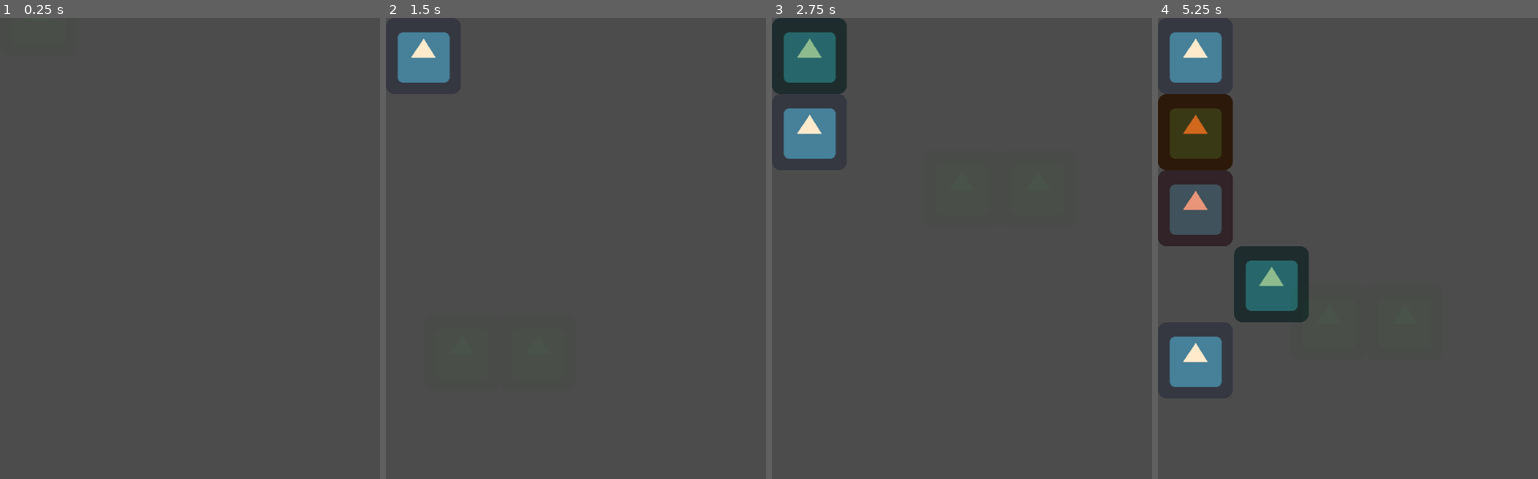
Above: before the commit, frames 1-4 (left to right).
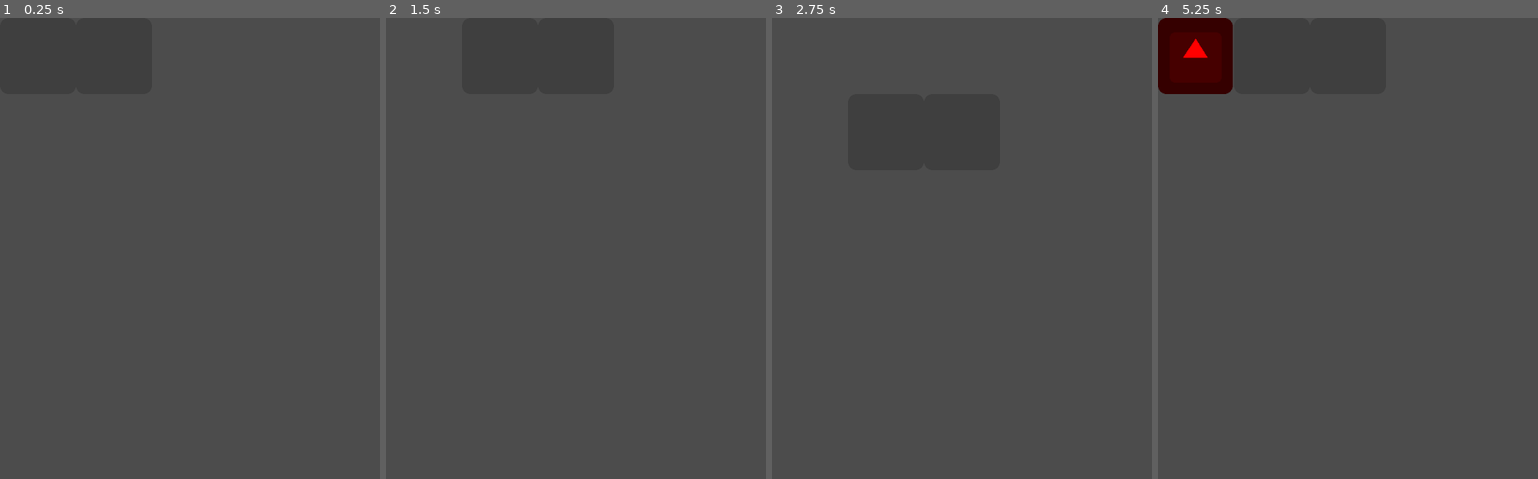
Above: after the commit, the same moments.

Repository: dalisaydavid/lineage-game-gwj24
Game: Godot game, scene res://Main.tscn
Two runs of this game, one before a commit and one after it. Both use one fixed random seed, a clock stepped at 60 frames per second and the inputs below. The engine's default icon, where the game draws it, is replaced by a stand-in: a white triangle on a blue panel in a dark square.
Inputs (mouse positions are in pixels of both pictures, inside the frame that each line leads up to):
- Up to frame 1 (0.25 s): no input
- Up to frame 2 (1.5 s): tap Enter at 0.5 s; move the mouse to (659, 289) at 0.52 s; hold Right (ui_right) 0.53-1.28 s; tap E (choose) at 0.6, 1.35 s; tap Space at 1.25 s; move the mouse to (500, 354) at 1.27 s; hold Down (ui_down) from 1.28 s (still down)
- Up to frame 3 (2.75 s): move the mouse to (1000, 188) at 2.02 s; release Down (ui_down) at 2.03 s; hold Right (ui_right) from 2.03 s (still down); tap E (choose) at 2.1 s
- Up to frame 4 (5.25 s): tap Enter at 2.75, 4.25 s; move the mouse to (1329, 442) at 2.77 s; release Right (ui_right) at 2.78 s; hold Up (ui_up) 2.78-3.53 s; tap E (choose) every 0.75 s from 2.85 to 5.1 s; tap Space at 3.5 s; move the mouse to (1462, 414) at 3.52 s; hold Left (ui_left) 3.53-5.03 s; move the mouse to (1234, 230) at 4.27 s; move the mouse to (1367, 322) at 5.02 s; hold Down (ui_down) from 5.03 s (still down)

The runs differ from the first frame. In frame 2, 1.5% of the frame differs, in the area x 3-17%, y 3-15%; in frame 3, 4.7%; in frame 4, 13%, in the area x 0-40%, y 0-81%.

Commit message:
Added better way to find matches.

Diff:
--- a/BlockChooser.tscn
+++ b/BlockChooser.tscn
@@ -10,13 +10,14 @@
 extents = Vector2( 21.985, 22.0823 )
 
 [node name="BlockChooser" type="Node2D"]
+position = Vector2( 128, 64 )
 script = ExtResource( 2 )
 
 [node name="LeftChooser" type="Node2D" parent="."]
 position = Vector2( -64, 0 )
 
 [node name="Sprite" type="Sprite" parent="LeftChooser"]
-modulate = Color( 0.12549, 1, 0, 0.0392157 )
+modulate = Color( 0, 0, 0, 0.172549 )
 texture = ExtResource( 1 )
 
 [node name="Area2D" type="Area2D" parent="LeftChooser" groups=[
@@ -30,7 +31,7 @@
 position = Vector2( 64, 0 )
 
 [node name="Sprite" type="Sprite" parent="RightChooser"]
-modulate = Color( 0.12549, 1, 0, 0.0392157 )
+modulate = Color( 0, 0, 0, 0.172549 )
 texture = ExtResource( 1 )
 
 [node name="Area2D" type="Area2D" parent="RightChooser" groups=[
--- a/Puzzle.tscn
+++ b/Puzzle.tscn
@@ -6,5 +6,9 @@
 script = ExtResource( 2 )
 
 [node name="TickTimer" type="Timer" parent="."]
+
+[node name="DropTimer" type="Timer" parent="."]
+wait_time = 3.0
 autostart = true
 [connection signal="timeout" from="TickTimer" to="." method="_on_TickTimer_timeout"]
+[connection signal="timeout" from="DropTimer" to="." method="_on_DropTimer_timeout"]
--- a/code/Block.gd
+++ b/code/Block.gd
@@ -1,10 +1,14 @@
 extends Node2D
 
 var colors = [
-	Color.blanchedalmond,
-	Color.chocolate,
-	Color.darkseagreen,
-	Color.darksalmon
+	Color.green,
+	Color.blue,
+	Color.red,
+	Color.orange,
+	Color.purple,
+	Color.pink,
+	Color.white,
+	Color.yellow
 ]
 
 const HIT_BOTTOM_COLOR = Color.darkred
@@ -18,6 +22,13 @@
 
 func get_color():
 	return $Sprite.modulate
+
+func set_color(color):
+	if color == 'random':
+		randomize()
+		$Sprite.modulate = colors[randi() % colors.size()]
+	else:
+		$Sprite.modulate = color
 
 func hit_bottom(b):
 	has_hit_bottom = b
@@ -39,6 +50,9 @@
 		return true
 
 	return false
+
+func is_diagonal(other_block, pixel_difference=128):
+	return abs(self.global_position.y  - other_block.global_position.y) == pixel_difference and abs(self.global_position.x - other_block.global_position.x) == pixel_difference
 
 func delete():
 	var tween = get_node('DeleteTween')
--- a/code/BlockChooser.gd
+++ b/code/BlockChooser.gd
@@ -1,4 +1,6 @@
 extends Node2D
+
+export var pixel_difference = 128
 
 # Called when the node enters the scene tree for the first time.
 func _ready():
@@ -24,4 +26,11 @@
 
 # Called every frame. 'delta' is the elapsed time since the previous frame.
 func _process(delta):
-	global_position = get_global_mouse_position()
+	if Input.is_action_just_released('ui_up'):
+		global_position.y -= pixel_difference
+	elif Input.is_action_just_released('ui_down'):
+		global_position.y += pixel_difference
+	elif Input.is_action_just_released('ui_left'):
+		global_position.x -= pixel_difference
+	elif Input.is_action_just_released('ui_right'):
+		global_position.x += pixel_difference
--- a/code/Puzzle.gd
+++ b/code/Puzzle.gd
@@ -5,13 +5,36 @@
 var blocks = []
 var block_scene = load("res://Block.tscn")
 var block_chooser = null;
+const NUM_SETUP_BLOCKS = 20;
+var setup_blocks = 0;
 # Called when the node enters the scene tree for the first time.
 func _ready():
-	#add_block(0,0)
-	#add_block(0,3)
-	#add_block(1,1)
-	#add_block(1,2)
-	pass
+	# Green vertical column.
+#	add_block(0,0)
+#	add_block(0,1)
+#	add_block(0,2)
+#	add_block(0,3)
+#
+#	# Blue-violet vertical column.
+#	add_block(1,0, Color.blueviolet)
+#	add_block(1,1, Color.blueviolet)
+#	add_block(1,2, Color.blueviolet)
+#
+#	# Green horizontal row.
+#	add_block(2,0)
+#	add_block(3,0)
+#	add_block(4,0)
+#
+#	# Blue-violet horizontal row.
+#	add_block(3,2)
+#	add_block(4,2)
+
+	$TickTimer.start()
+
+func setup_puzzle(number_of_blocks=20):
+	for i in range(number_of_blocks):
+		var random_block = add_random_block()
+		drop_block(random_block)
 
 func init(x, y):
 	width = x
@@ -36,29 +59,34 @@
 func add_random_block():
 	randomize()
 
-	add_block(randi() % (width+1), 0)
-
-func add_block(x, y):
+	return add_block(randi() % (width+1), 0, 'random')
+
+func is_position_occupied(x, y):
+	for block in blocks:
+		var pixel_position = grid_position_to_pixel(x, y)
+		if block.global_position == pixel_position:
+			return true
+
+	return false
+
+func add_block(x, y, color=Color.greenyellow):
 	# At position (0,0), block should be drawn at pixel (64,64)
+	if is_position_occupied(x, y):
+		print('position ', Vector2(x,y), ' is occupied. Cannot add block.')
+		return
 
 	var block = block_scene.instance()
 
 	block.global_position.x = (x * 128) + 64
 	block.global_position.y = (y * 128) + 64
 	add_child(block)
+	block.set_color(color)
 
 	blocks.append(block)
 
-func get_moving_blocks(blocks):
-	var moving_blocks = []
-	for block in blocks:
-		if not block.has_hit_bottom:
-			moving_blocks.append(block)
-
-	return moving_blocks
+	return block
 
 func can_block_move(block, pixel_difference=128):
-	sort_blocks_by_y(blocks)
 	for other_block in blocks:
 		if block == other_block:
 			continue
@@ -76,7 +104,7 @@
 
 	return true
 
-func sort_blocks_by_y(blocks):
+func sort_blocks(blocks):
 	blocks.sort_custom(self, 'block_sort_comparison')
 
 func block_sort_comparison(block_a, block_b):
@@ -84,51 +112,180 @@
 
 func move_block(block, pixel_difference=128):
 	block.global_position.y += pixel_difference
+
+func drop_block(block, pixel_difference=128):
+	while can_block_move(block):
+		block.global_position.y += pixel_difference
 
 func delete_block(block):
 	blocks.remove(blocks.find(block))
 	block.delete()
 
+func block_colors_match(block1, block2):
+	return block1.get_node('Sprite').modulate == block2.get_node('Sprite').modulate
+
+func get_block_at_position(x, y):
+	for block in blocks:
+		if block.global_position.x == x and block.global_position.y == y:
+			return block
+
+	return null
+
+func blocks_are_continuously_adjacent(direction, block1, block2, pixel_difference=128):
+	if not direction in ['vertical', 'horizontal']:
+		push_error(direction + ' is not a known direction. Erroring.')
+
+	if direction == 'vertical':
+		if block1.global_position.y > block2.global_position.y:
+			push_error("block 1's y position is greater than block 2's y position. Please reverse this. Erroring.")
+		else:
+			for y in range(block1.global_position.y + pixel_difference, block2.global_position.y, pixel_difference):
+				var block_underneath = get_block_at_position(block1.global_position.x, y)
+				if block_underneath == null or block_underneath.has_hit_bottom:
+					return false
+
+				if not block_colors_match(block1, block_underneath):
+					return false
+
+	elif direction == 'horizontal':
+		if block1.global_position.x > block2.global_position.x:
+			push_error("block 1's X position is greater than block 2's X position. Please reverse this. Erroring.")
+		else:
+			for x in range(block1.global_position.x + pixel_difference, block2.global_position.x, pixel_difference):
+				var block_to_the_right = get_block_at_position(x, block1.global_position.y)
+				if block_to_the_right == null or block_to_the_right.has_hit_bottom:
+					return false
+
+				if not block_colors_match(block1, block_to_the_right):
+					return false
+
+	return true
+
+
+func get_adjacent_horizontal_blocks(block):
+	var adjacent_blocks = []
+	for other_block in blocks:
+		if block == other_block or other_block.has_hit_bottom == false or block_colors_match(block, other_block) == false:
+			continue
+
+		# If the other block is on the same row as block.
+		if block.global_position.y == other_block.global_position.y:
+			# If the other block is touching the block.
+			if block.is_touching(other_block):
+				adjacent_blocks.append(other_block)
+			# If the other block is continously adjacent with block.
+			else:
+				if block.global_position.x < other_block.global_position.x:
+					if blocks_are_continuously_adjacent('horizontal', block, other_block):
+						adjacent_blocks.append(other_block)
+				else:
+					if blocks_are_continuously_adjacent('horizontal', other_block, block):
+						adjacent_blocks.append(other_block)
+
+	return adjacent_blocks
+
+func get_adjacent_vertical_blocks(block):
+	var adjacent_blocks = []
+	for other_block in blocks:
+		if block == other_block or other_block.has_hit_bottom == false or block_colors_match(block, other_block) == false:
+			continue
+
+		# If the other block is on the same column as block.
+		if block.global_position.x == other_block.global_position.x:
+			# If the other block is touching the block.
+			if block.is_touching(other_block):
+				adjacent_blocks.append(other_block)
+			# If the other block is continously adjacent with block.
+			else:
+				if block.global_position.y < other_block.global_position.y:
+					if blocks_are_continuously_adjacent('vertical', block, other_block):
+						adjacent_blocks.append(other_block)
+				else:
+					if blocks_are_continuously_adjacent('vertical', other_block, block):
+						adjacent_blocks.append(other_block)
+
+	return adjacent_blocks
+
+
+func get_surrounding_blocks(block, pixel_difference=128):
+	var surrounding_blocks = []
+	for other_block in blocks:
+		if not block_colors_match(block, other_block) or other_block == block:
+			continue
+
+		if not block.is_touching(other_block) and not block.is_diagonal(other_block):
+			continue
+
+		# if other block is on top
+		if other_block.global_position.y < block.global_position.y:
+			if  other_block.global_position.x == block.global_position.x:
+				surrounding_blocks.append(other_block)
+		# if other_block is on right of block
+		elif other_block.global_position.y == block.global_position.y and other_block.global_position.x > block.global_position.x:
+			surrounding_blocks.append(other_block)
+		# if other block is below
+		elif other_block.global_position.y > block.global_position.y:
+			if other_block.global_position.x == block.global_position.x:
+				surrounding_blocks.append(other_block)
+		# if other_block is left of block
+		elif other_block.global_position.y == block.global_position.y and other_block.global_position.x < block.global_position.x:
+			surrounding_blocks.append(other_block)
+	return surrounding_blocks
+
+func extend_but_ignore_duplicates(original_list, appended_list):
+	var new_list = [] + original_list
+	for appended_element in appended_list:
+		if not appended_element in original_list:
+			new_list.append(appended_element)
+
+	return new_list
+
 func find_matches():
-	var matching_blocks = {}
+	# Match scenarios:
+	# Any number (greater than 2) of blocks of matching types on the same row and touching.
+	# Any number (greater than 2) of blocks of matching types on the same column and touching.
+	# 2 or more blocks surrounding (diagonal included) a block.
+
+	var matching_blocks = []
 	for block in blocks:
 		if not block.has_hit_bottom:
 			continue
 
-		for other_block in blocks:
-			if block == other_block:
-				continue
-
-			if not block.is_touching(other_block):
-				continue
-
-			if not other_block.has_hit_bottom:
-				continue
-
-			if block.get_color() == other_block.get_color():
-				if not block in matching_blocks:
-					matching_blocks[block] = [other_block]
-				else:
-					if not other_block in matching_blocks[block]:
-						matching_blocks[block].append(other_block)
-
-	# For every color-matching block...
-	# Look to see if there's 3 or more attached.
-	# If there are, than delete them all. Otherwise, don't delete them.
-	for block in matching_blocks:
-		var touching_blocks = matching_blocks[block]
-		if touching_blocks.size() > 1:
-			for touching_block in touching_blocks:
-				delete_block(touching_block)
-			delete_block(block)
-
+		var adjacent_horizontal_blocks = get_adjacent_horizontal_blocks(block)
+		if adjacent_horizontal_blocks.size() >= 2:
+			matching_blocks = extend_but_ignore_duplicates(matching_blocks, [block])
+			matching_blocks = extend_but_ignore_duplicates(matching_blocks, adjacent_horizontal_blocks)
+
+		var adjacent_vertical_blocks = get_adjacent_vertical_blocks(block)
+		if adjacent_vertical_blocks.size() >= 2:
+			matching_blocks = extend_but_ignore_duplicates(matching_blocks, [block])
+			matching_blocks = extend_but_ignore_duplicates(matching_blocks, adjacent_vertical_blocks)
+
+		var surrounding_blocks = get_surrounding_blocks(block)
+		if surrounding_blocks.size() >= 3:
+			matching_blocks = extend_but_ignore_duplicates(matching_blocks, [block])
+			matching_blocks = extend_but_ignore_duplicates(matching_blocks, surrounding_blocks)
+
+	for matching_block in matching_blocks:
+		delete_block(matching_block)
+
+
+func print_block_names():
+	print('#### block names ####')
+	for block in blocks:
+		print(block.name)
+	print('####             ####')
 
 func _on_TickTimer_timeout():
 
+
+	find_matches()
+
+func _on_DropTimer_timeout():
+	sort_blocks(blocks)
+
 	for block in blocks:
 		if can_block_move(block):
-			move_block(block)
-
-	find_matches()
+			drop_block(block)
 
 	add_random_block()
